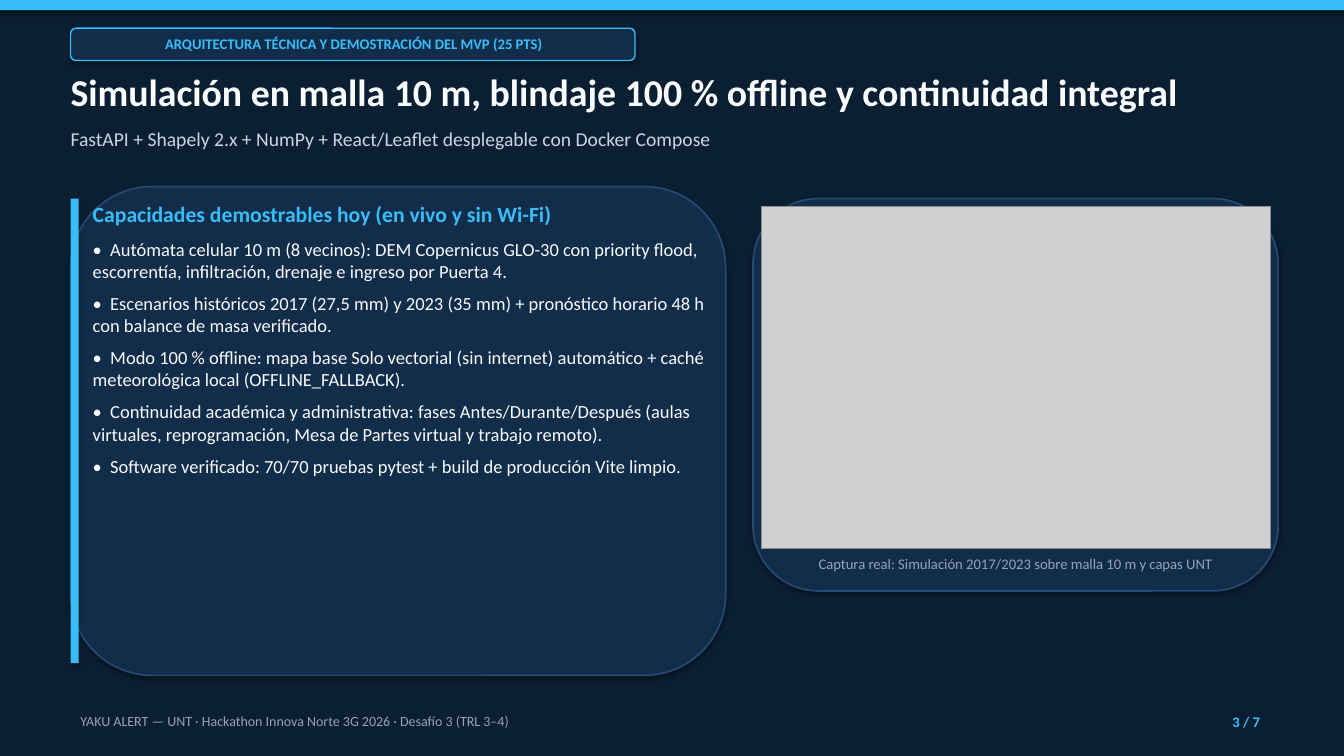
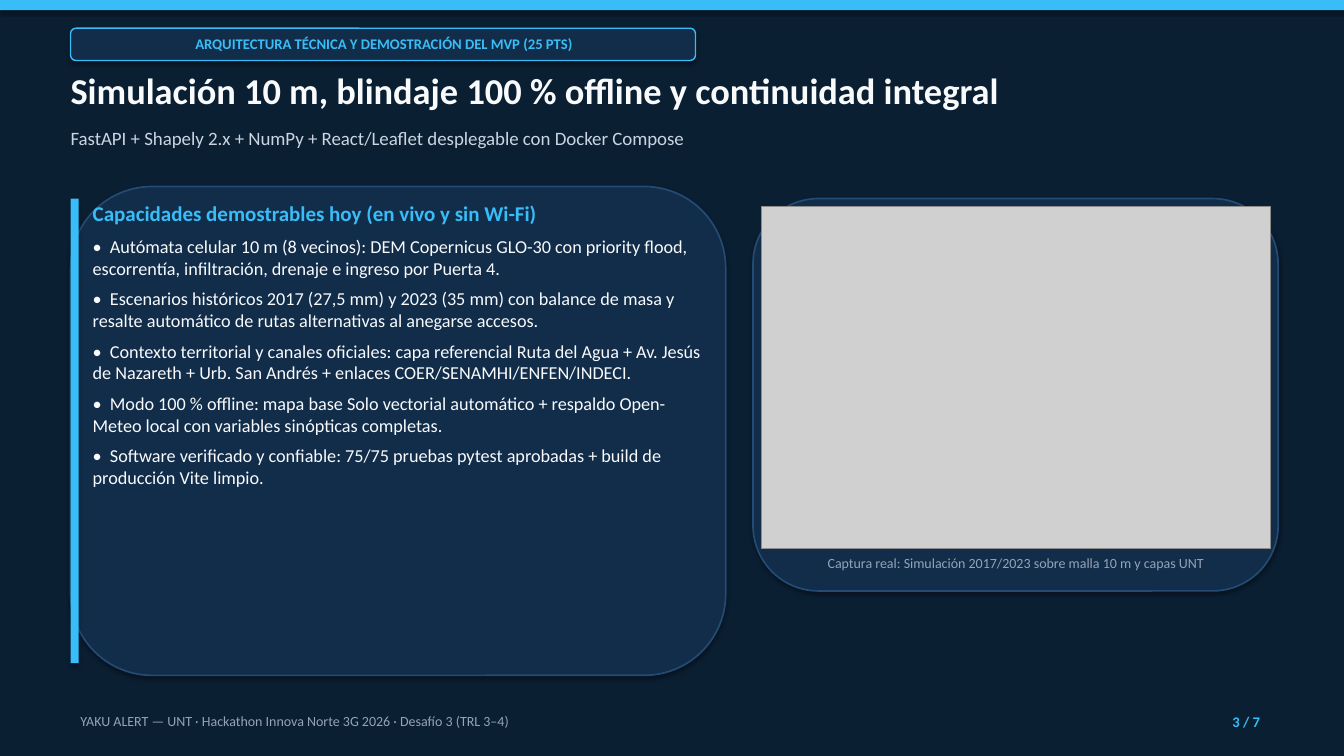
Before and after one commit to Prolexis/yaku-alert-unt, a slide deck: slide 3 of pitch/YAKU_ALERT_UNT_PITCH.pptx. Drawn at 1344x756 pixels with LibreOffice and Linux fonts; fonts in the diff are those of the drawing; grey boxes stand for pictures. Boxes give left, top, right and bottom in pixels: in the first picture for what was removed or moved away, otherwise in the second. Text is boxed around its words. In the diff, an @@ line names an element or a change of style, - is before the commit and + after.

```diff
--- a/pitch/YAKU_ALERT_UNT_PITCH.pptx
+++ b/pitch/YAKU_ALERT_UNT_PITCH.pptx
@@ rounded rectangle "ARQUITECTURA TÉCNICA Y DEMOSTRACIÓN DEL ...": place and size @@
-rounded rectangle "ARQUITECTURA TÉCNICA Y DEMOSTRACIÓN DEL ..." at box(71, 28, 635, 60)
+rounded rectangle "ARQUITECTURA TÉCNICA Y DEMOSTRACIÓN DEL ..." at box(71, 28, 696, 60)
@@ text at box(71, 78, 999, 110): text changed; size 27 to 26 pt @@
-Simulación en malla 10 m, blindaje 100 % offline y continuidad integral
+Simulación 10 m, blindaje 100 % offline y continuidad integral
@@ text "FastAPI + Shapely 2.x + ..." at box(71, 132, 684, 148): size 14 to 13.5 pt @@
@@ text at box(93, 204, 687, 278): size 15.5 to 15 pt in "Capacidades demostrables hoy (en vivo y sin ..."; size 13.2 to 13 pt in "• Autómata celular 10 m (8 vecinos): ..."; less space between paragraphs @@
@@ text at box(93, 292, 701, 487): text changed; size 13.2 to 13 pt @@
-• Escenarios históricos 2017 (27,5 mm) y 2023 (35 mm) + pronóstico horario 48 h con balance de masa verificado.
-• Modo 100 % offline: mapa base Solo vectorial (sin internet) automático + caché meteorológica local (OFFLINE_FALLBACK).
-• Continuidad académica y administrativa: fases Antes/Durante/Después (aulas virtuales, reprogramación, Mesa de Partes virtual y trabajo remoto).
-• Software verificado: 70/70 pruebas pytest + build de producción Vite limpio.
+• Escenarios históricos 2017 (27,5 mm) y 2023 (35 mm) con balance de masa y resalte automático de rutas alternativas al anegarse accesos.
+• Contexto territorial y canales oficiales: capa referencial Ruta del Agua + Av. Jesús de Nazareth + Urb. San Andrés + enlaces COER/SENAMHI/ENFEN/INDECI.
+• Modo 100 % offline: mapa base Solo vectorial automático + respaldo Open-Meteo local con variables sinópticas completas.
+• Software verificado y confiable: 75/75 pruebas pytest aprobadas + build de producción Vite limpio.
@@ text "Captura real: Simulación 2017/2023 sobre ..." at box(828, 558, 1204, 570): size 10.5 to 10 pt @@
```
Also in this commit, not shown: 6 other slides changed, 2 other files.
